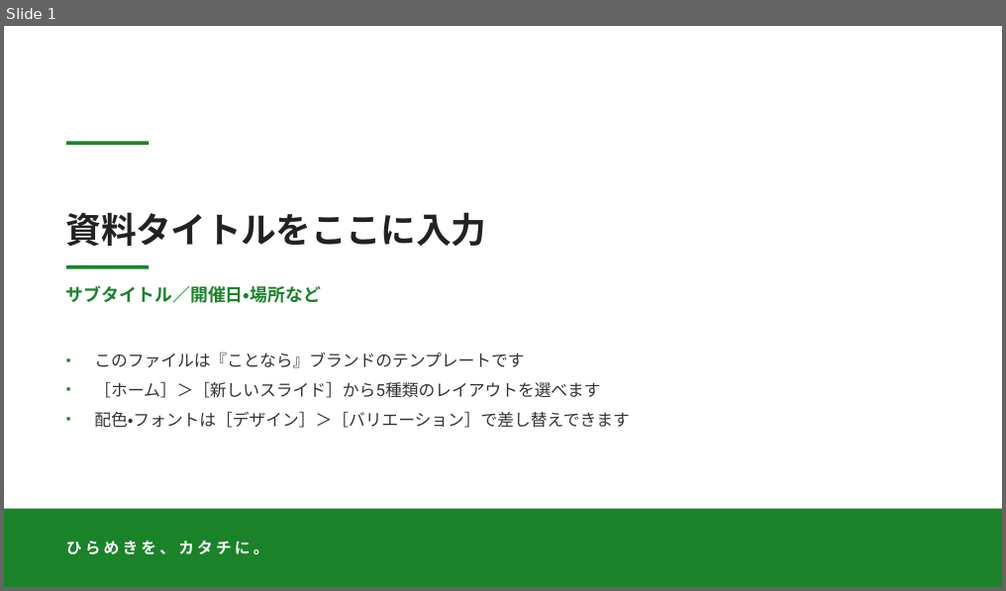
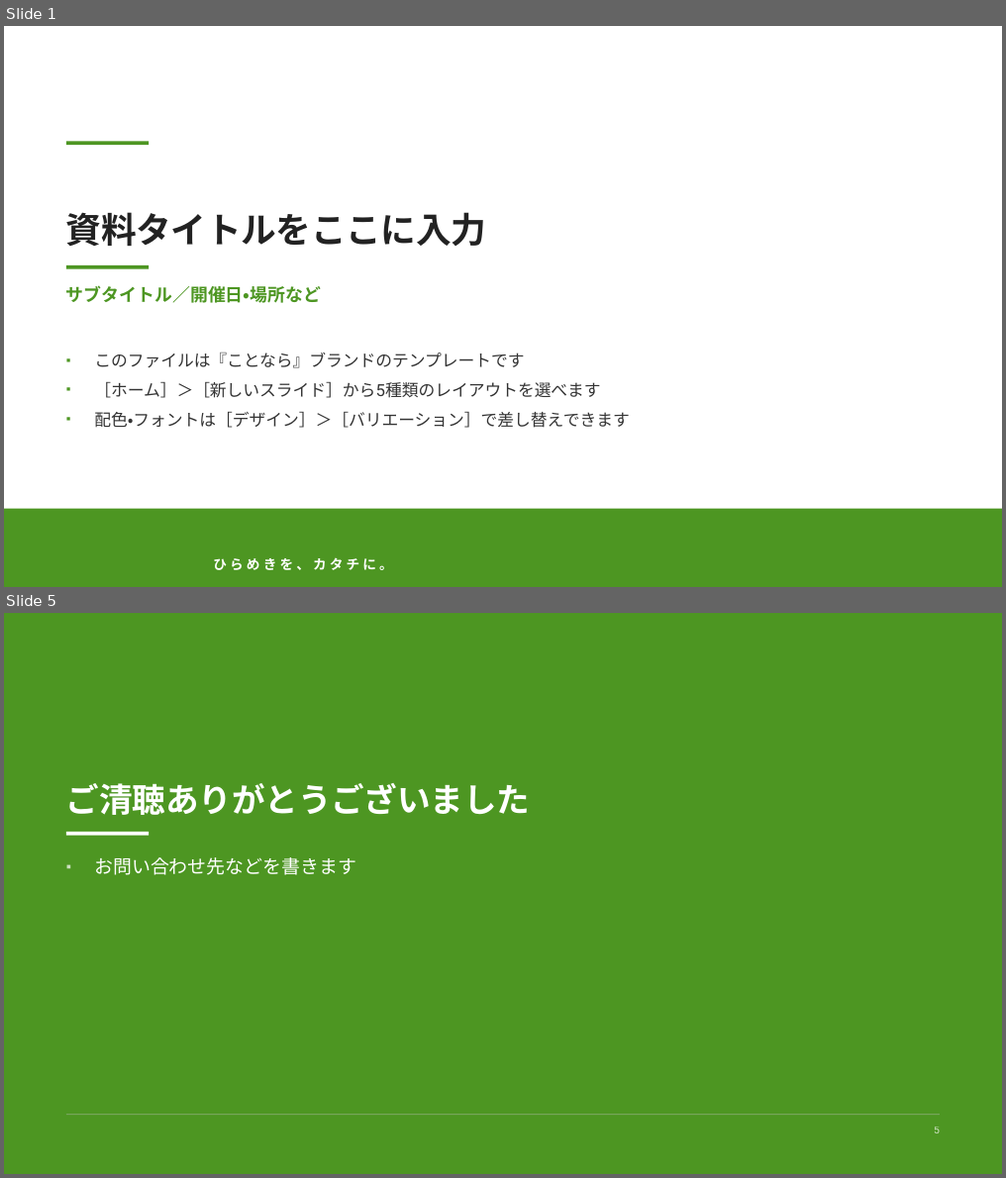
Before and after one commit to kotonara-tech/slide-template, a slide deck: kotonara-brand-template.pptx. Shown one above the other, each under a label of ours: slide 1 before the commit, slides 1 and 5 after it; the slides between them are not shown. The pictures are 1006x591 and 1006x1178 pixels, drawn with LibreOffice and Linux fonts; fonts in the diff are those of the drawing; background and template pictures are left out. Boxes give left, top, right and bottom in pixels: in the first picture for what was removed or moved away, otherwise in the second. Text is boxed around its words. In the diff, an @@ line names an element or a change of style, - is before the commit and + after.

```diff
--- a/kotonara-brand-template.pptx
+++ b/kotonara-brand-template.pptx
@@ slide 5 added at <box>4,613,1002,1174</box>, background #4D9622 @@
@@ title added at <box>66,783,530,815</box>, 32 pt, text #FFFFFF, bold @@
+ご清聴ありがとうございました
@@ rectangle added at <box>66,832,149,836</box>, fill #FFFFFF @@
@@ text added at <box>94,858,356,875</box>, 18 pt, text #FFFFFF @@
+▪ お問い合わせ先などを書きます
@@ rectangle added at <box>66,1115,940,1115</box>, fill #666666 at 25% opacity @@
@@ rectangle added at <box>66,1115,940,1115</box>, fill #FFFFFF at 35% opacity @@
@@ page number added at <box>934,1127,940,1134</box>, 10 pt, text #FFFFFF at 75% opacity @@
+5
@@ slide 1 changed as well @@
@@ rectangle at <box>66,141,149,145</box>: fill #1A832A to #4D9622 @@
@@ subtitle "サブタイトル／開催日・場所など" at <box>66,285,321,303</box>: text colour #1A832A to #4D9622 @@
@@ rectangle at <box>66,266,149,270</box>: fill #1A832A to #4D9622 @@
@@ text "このファイルは『ことなら』ブランドのテンプレートです" at <box>94,353,629,428</box>: bullet colour #1A832A to #4D9622 @@
@@ rectangle "ひらめきを、カタチに。" at <box>4,509,1002,587</box>: size 15 to 13 pt; vertical alignment middle to bottom; fill #1A832A to #4D9622 @@
```
Also in this commit, not shown: 3 other slides added, 19 other files.
